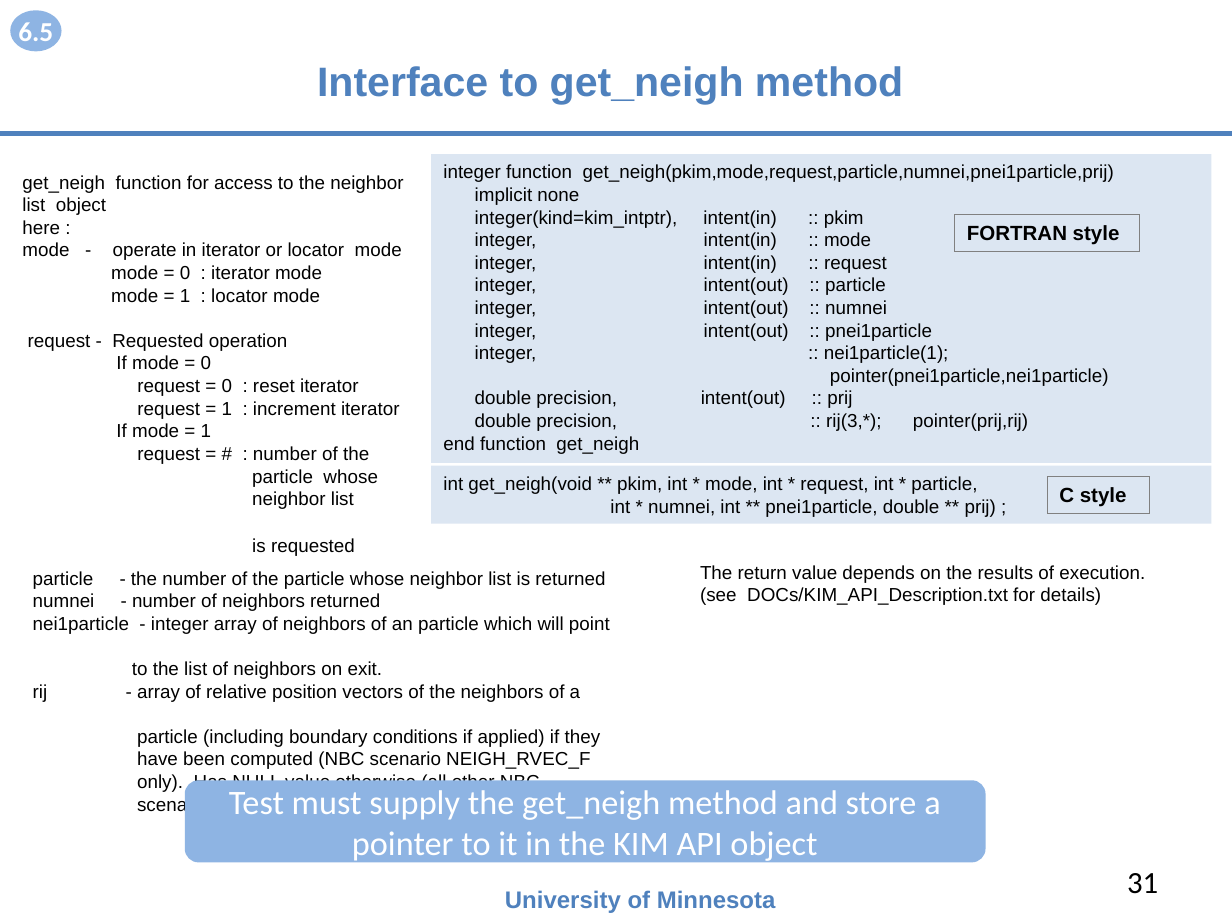
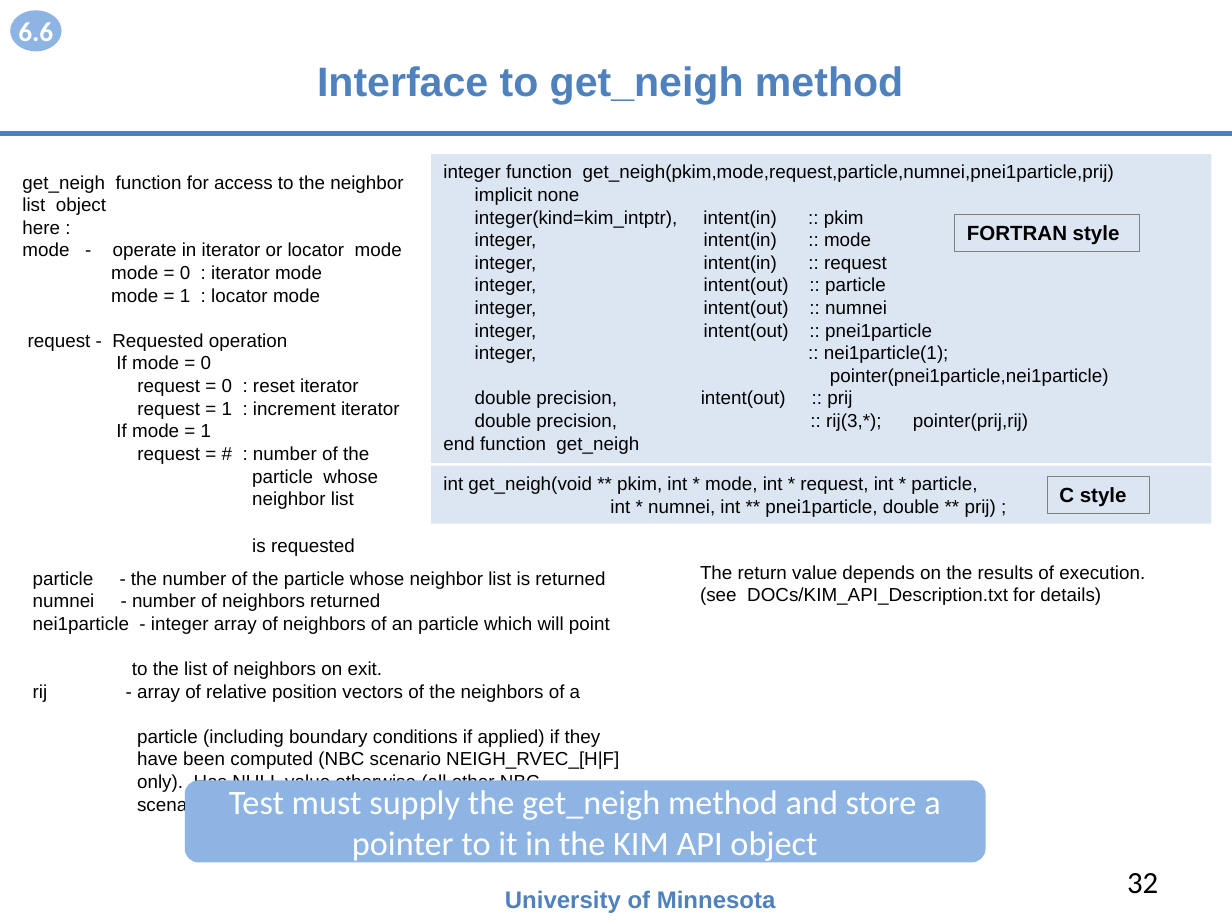
Before and after one commit to openkim/kim-api, a slide deck: slide 32 of DOCs/openkim-api-introduction.pptx (slide 31 before the commit). Drawn at 1232x924 pixels with LibreOffice and Linux fonts; fonts in the diff are those of the drawing. Boxes give left, top, right and bottom in pixels: in the first picture for what was removed or moved away, otherwise in the second. Text is boxed around its words. In the diff, an @@ line names an element or a change of style, - is before the commit and + after.

```diff
--- a/DOCs/openkim-api-introduction.pptx
+++ b/DOCs/openkim-api-introduction.pptx
@@ text in freeform shape at bbox=[18, 22, 53, 48]: text changed @@
-6.5
+6.6
@@ text at bbox=[137, 751, 619, 769]: text changed @@
-have been computed (NBC scenario NEIGH_RVEC_F
+have been computed (NBC scenario NEIGH_RVEC_[H|F]
@@ page number at bbox=[1127, 873, 1158, 894]: text changed @@
-31
+32
```
Also in this commit, not shown: 7 other slides changed, 1 slide added, 1 other file.
